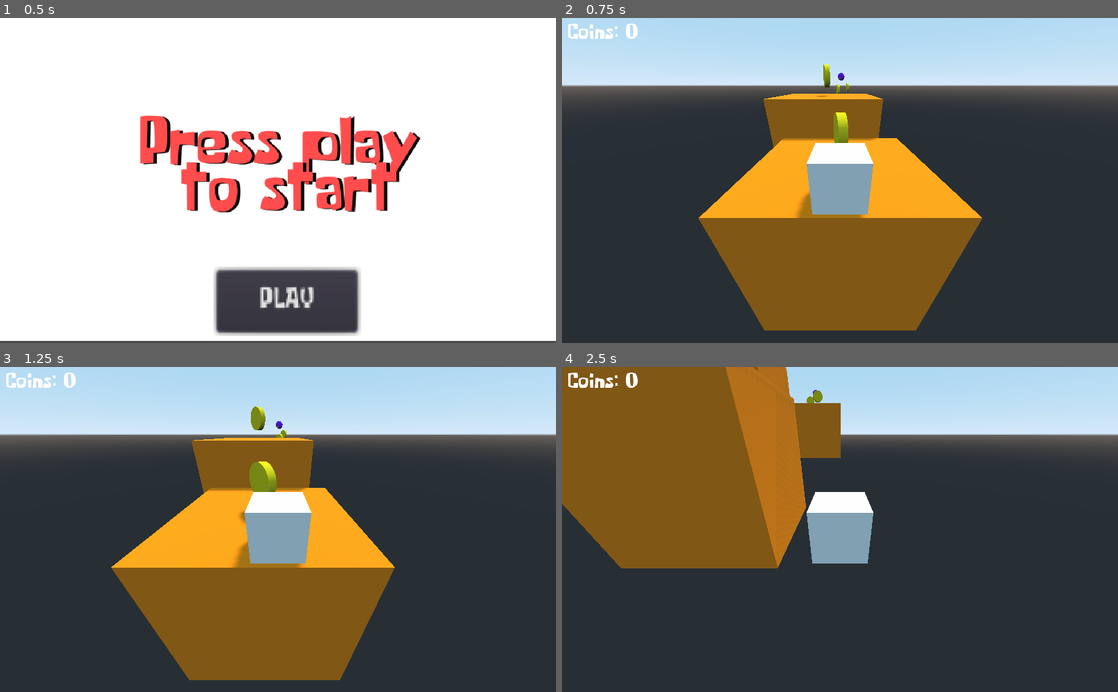
Above: before the commit, frames 1-4 (two rows, left to right).
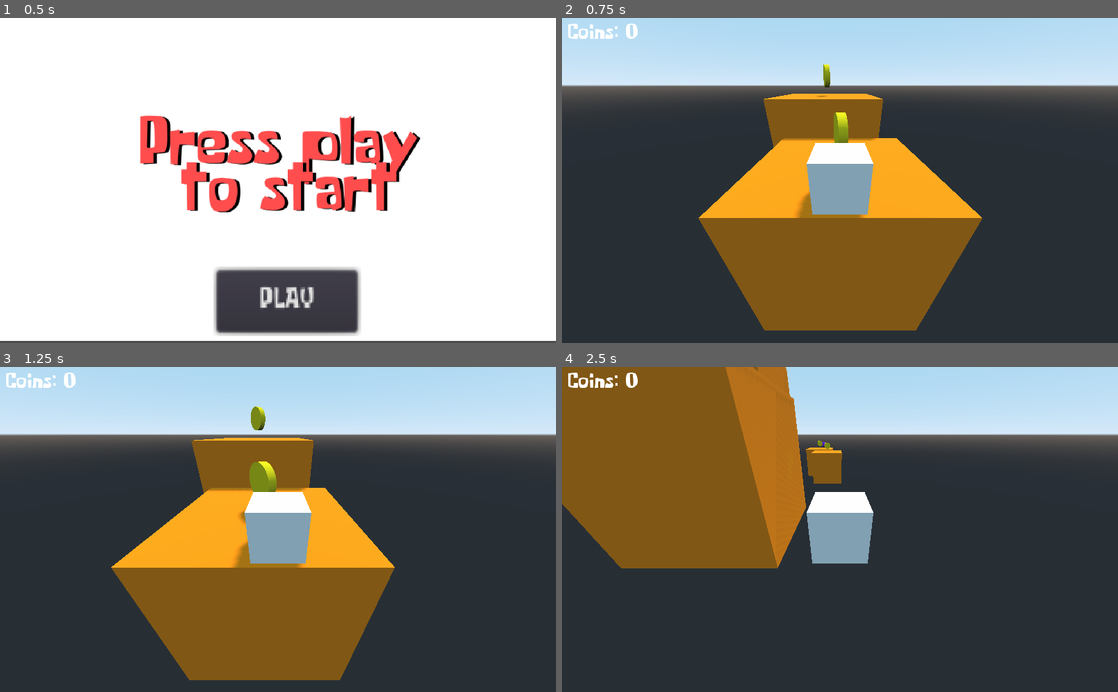
Above: after the commit, the same moments.

Repository: dwlcj/Project2
Game: Godot game, scene res://StartScreen.tscn
Two runs of this game, one before a commit and one after it. Both use one fixed random seed, a clock stepped at 60 frames per second and the inputs below.
Inputs:
- Up to frame 1 (0.5 s): no input
- Up to frame 2 (0.75 s): click "PLAY" at 0.5 s
- Up to frame 3 (1.25 s): no input
- Up to frame 4 (2.5 s): hold Right (ui_right) 1.28-2.03 s; hold Down (ui_down) from 2.03 s (still down)

Frame 1 is identical in both runs. In frame 2, less than 0.1% of the frame differs, in the area x 49-52%, y 16-24%; in frame 3, less than 0.1%; in frame 4, 1.7%, in the area x 41-51%, y 7-36%.

Commit message:
fixed music and moved floors

Diff:
--- a/Main.tscn
+++ b/Main.tscn
@@ -1,10 +1,9 @@
-[gd_scene load_steps=6 format=2]
+[gd_scene load_steps=5 format=2]
 
 [ext_resource path="res://Floor.tscn" type="PackedScene" id=1]
 [ext_resource path="res://NewPlayer.tscn" type="PackedScene" id=2]
 [ext_resource path="res://Goal.tscn" type="PackedScene" id=3]
 [ext_resource path="res://GUI.tscn" type="PackedScene" id=4]
-[ext_resource path="res://SpongeBob Music Sponge Monger.ogg" type="AudioStream" id=5]
 
 [node name="Main" type="Spatial"]
 transform = Transform( 1, 0, 0, 0, 1, 0, 0, 0, 1, -0.0547411, 1.90735e-006, -0.0470567 )
@@ -15,16 +14,16 @@
 transform = Transform( 1, 0, 0, 0, 1, 0, 0, 0, 1, 3.52529, 3.55465, 10.8599 )
 
 [node name="StaticBody3" parent="." instance=ExtResource( 1 )]
-transform = Transform( 1, 0, 0, 0, 1, 0, 0, 0, 1, -0.789312, 3.02281, 32.4147 )
+transform = Transform( 1, 0, 0, 0, 1, 0, 0, 0, 1, -1.20425, -7.49201, 50.9257 )
 
 [node name="StaticBody4" parent="." instance=ExtResource( 1 )]
-transform = Transform( 1, 0, 0, 0, 1, 0, 0, 0, 1, 0.117231, 2.36734, 44.4668 )
+transform = Transform( 1, 0, 0, 0, 1, 0, 0, 0, 1, 0.117231, -8.85658, 62.5225 )
 
 [node name="Spatial" parent="." instance=ExtResource( 2 )]
 transform = Transform( 1, 0, 0, 0, 1, 0, 0, 0, 1, 0.380194, 6.82053, -3.81561 )
 
 [node name="Goal2" parent="." instance=ExtResource( 3 )]
-transform = Transform( 1, 0, 0, 0, 1, 0, 0, 0, 1, 0, 12.3146, 49.1875 )
+transform = Transform( 1, 0, 0, 0, 1, 0, 0, 0, 1, 0, -1.69346, 66.3568 )
 
 [node name="CanvasLayer" type="CanvasLayer" parent="."]
 
@@ -33,8 +32,3 @@
 [node name="DirectionalLight" type="DirectionalLight" parent="."]
 transform = Transform( 0.866025, 0.433013, -0.25, 0, 0.5, 0.866025, 0.5, -0.75, 0.433013, 0, 23.0537, 0 )
 shadow_enabled = true
-
-[node name="AudioStreamPlayer3D" type="AudioStreamPlayer3D" parent="."]
-stream = ExtResource( 5 )
-unit_size = 11.3
-autoplay = true
--- a/NewPlayer.tscn
+++ b/NewPlayer.tscn
@@ -1,8 +1,9 @@
-[gd_scene load_steps=6 format=2]
+[gd_scene load_steps=7 format=2]
 
 [ext_resource path="res://Camera.gd" type="Script" id=1]
 [ext_resource path="res://KinematicBody.gd" type="Script" id=2]
 [ext_resource path="res://172205__leszek-szary__jumping.wav" type="AudioStream" id=3]
+[ext_resource path="res://SpongeBob Music Sponge Monger.ogg" type="AudioStream" id=4]
 
 [sub_resource type="CubeMesh" id=1]
 
@@ -27,3 +28,8 @@
 
 [node name="Jump" type="AudioStreamPlayer3D" parent="."]
 stream = ExtResource( 3 )
+
+[node name="AudioStreamPlayer3D" type="AudioStreamPlayer3D" parent="."]
+stream = ExtResource( 4 )
+unit_size = 34.0
+autoplay = true
